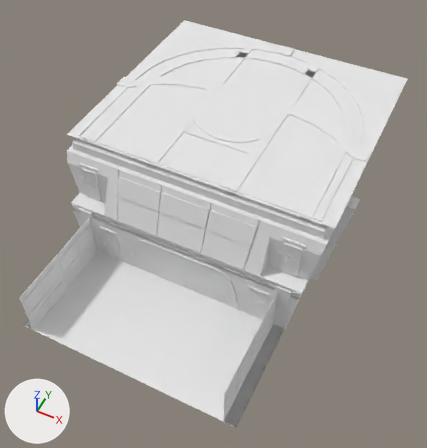
The Blender file BlenderSource/MonitorShuttlebay.blend: old version first, new version second.
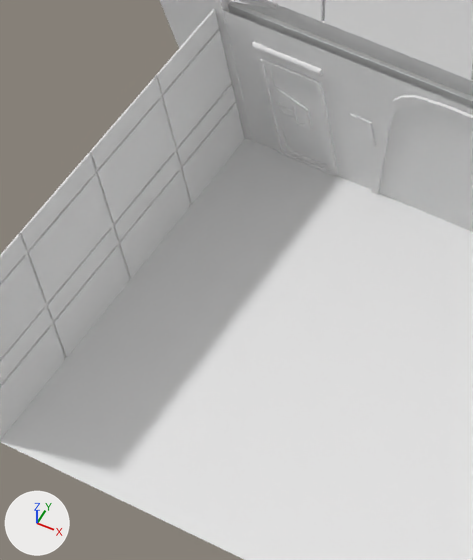
The first picture shows the older version from a 50 mm camera at (41.1, -85.0, 99.0) aimed at (5.1, -13.0, 9.0). The close-ups show both versions on the part from 8% to 37% of the width and 48% to 81% of the height of that picture; other places that the commit changed are outside them. The lights are fixed; the arrows at lower left show +X, +Y and +Z.
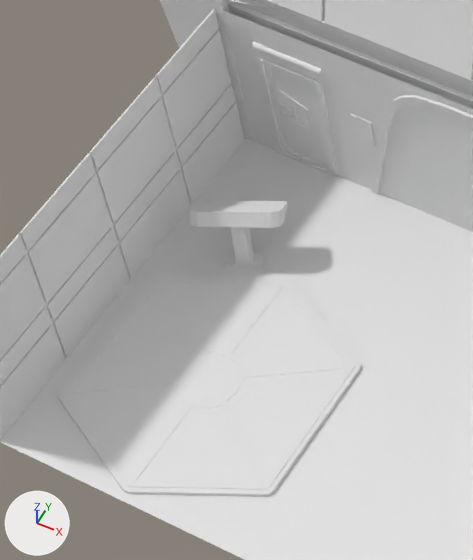
The change in detail:
me_cube_001 is used by ob_cube; location (2.5, -2.4, 0.51); scale (6.59, 6.59, 6.59).
me_cube_001 had 11877 vertices, 10280 faces and spanned x -3.99..4.41, y -6.64..4.73, z -0.16..3.94.
me_cube_001 now has 12377 vertices, 10720 faces and spans x -3.99..4.41, y -6.64..4.73, z -0.16..3.94.
me_cube_001 part 1: a new loose piece of 175 vertices spanning x -2.82..-0.86, y -6.57..-4.38, z 0.0..0.04, in mat_chaffeetexture (white #e7e7e7).
me_cube_001 part 2: a new loose piece of 75 vertices spanning x -2.67..-1.92, y -4.56..-4.03, z 0.0..0.63, in mat_chaffeetexture (white #e7e7e7).

Location of each change, [x1, y1, x2, y2] in pixels of the close-ups (473 x 560 px):
part 1 of me_cube_001, added: after [57, 273, 361, 496]
part 2 of me_cube_001, added: after [189, 200, 288, 269]
